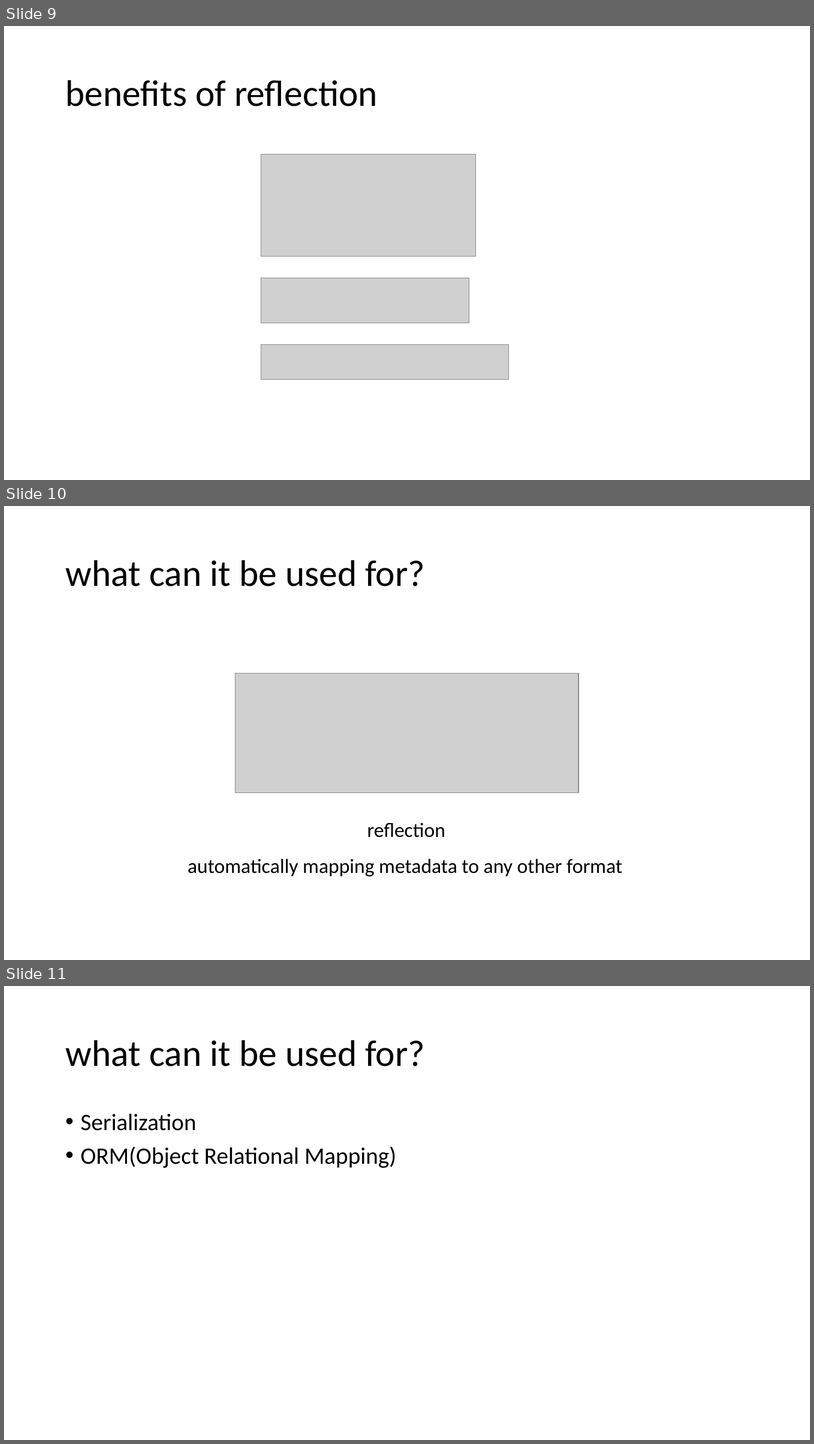
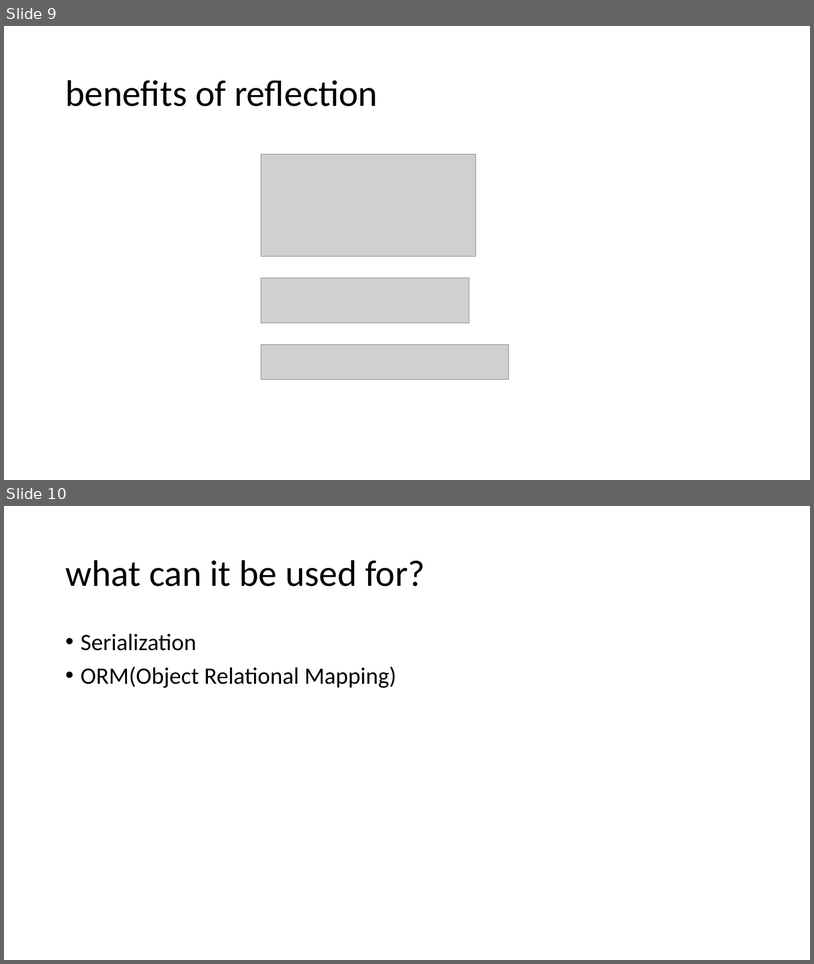
Before and after one commit to qicosmos/cppcon2017, a slide deck: cppcon2017.pptx. Shown one above the other, each under a label of ours: slides 9, 10 and 11 before the commit, slides 9 and 10 after it. The pictures are 814x1444 and 814x964 pixels, drawn with LibreOffice and Linux fonts; fonts in the diff are those of the drawing; grey boxes stand for pictures. Boxes give left, top, right and bottom in pixels: in the first picture for what was removed or moved away, otherwise in the second. Text is boxed around its words. In the diff, an @@ line names an element or a change of style, - is before the commit and + after.

```diff
--- a/cppcon2017.pptx
+++ b/cppcon2017.pptx
@@ slide 10 removed at bbox=[4, 506, 810, 960], background #FFFFFF @@
@@ title removed at bbox=[65, 560, 425, 586] @@
-what can it be used for?
@@ picture removed at bbox=[236, 673, 579, 793] @@
@@ text removed at bbox=[368, 822, 446, 837] @@
-reflection
@@ text removed at bbox=[188, 858, 623, 876] @@
-automatically mapping metadata to any other format
@@ what was slide 11 is now slide 10 @@
```
Also in this commit, not shown: 4 slides changed.
